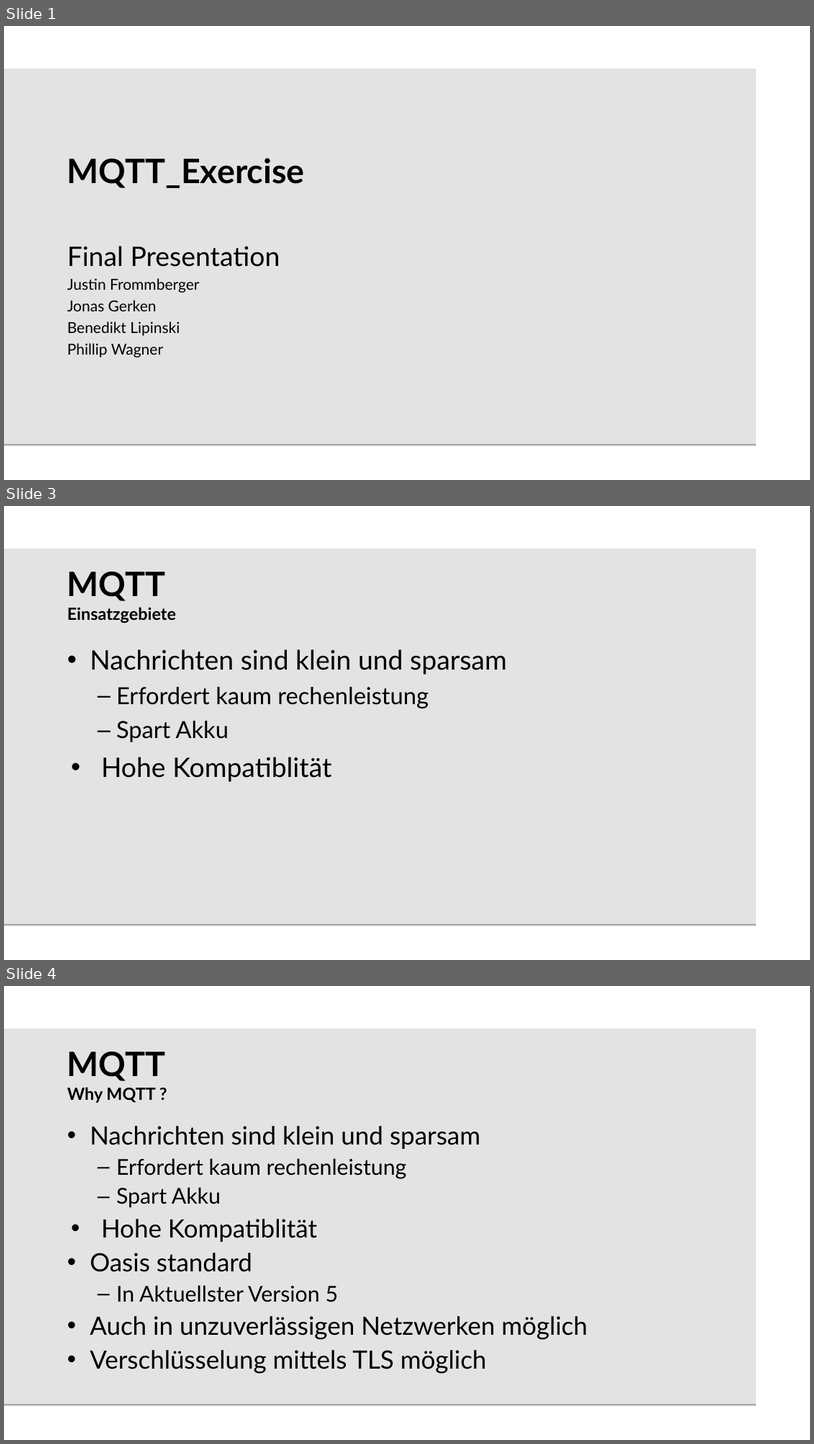
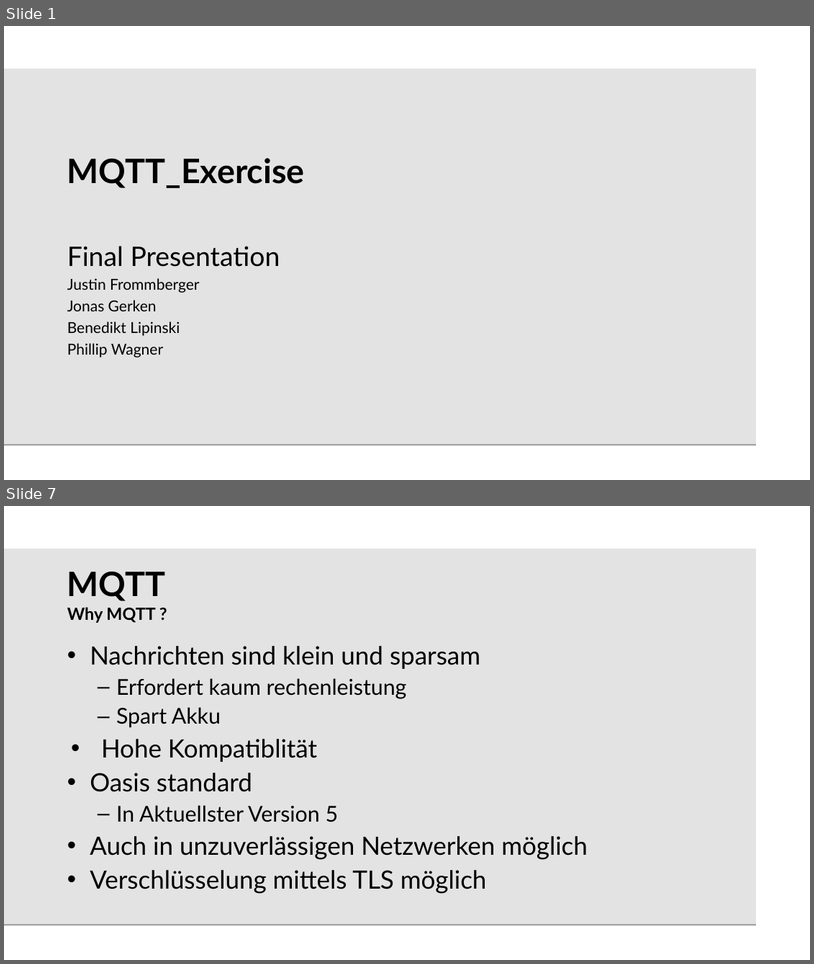
Before and after one commit to elehshl/mqtt_exercise_2021, a slide deck: presentation/MQTT_Exercise.odp. Shown one above the other, each under a label of ours: slides 1, 3 and 4 before the commit, slides 1 and 7 after it; the slides between them are not shown. The pictures are 814x1444 and 814x964 pixels, drawn with LibreOffice and Linux fonts; fonts in the diff are those of the drawing; background and template pictures are left out. Boxes give left, top, right and bottom in pixels: in the first picture for what was removed or moved away, otherwise in the second. Text is boxed around its words. In the diff, an @@ line names an element or a change of style, - is before the commit and + after.

```diff
--- a/presentation/MQTT_Exercise.odp
+++ b/presentation/MQTT_Exercise.odp
@@ slide 3 removed at [4,506,810,960], background #FFFFFF; not listed: 1 template element that a slide beside it also shows @@
@@ title removed at [67,572,176,623] @@
-MQTT
-Einsatzgebiete
@@ text removed at [90,649,507,782] @@
-• Nachrichten sind klein und sparsam
-  – Erfordert kaum rechenleistung
-  – Spart Akku
-• Hohe Kompatiblität
@@ what was slide 4 is now slide 7 @@
```
Also in this commit, not shown: 16 slides changed, 13 slides added, 1 other slide removed.
